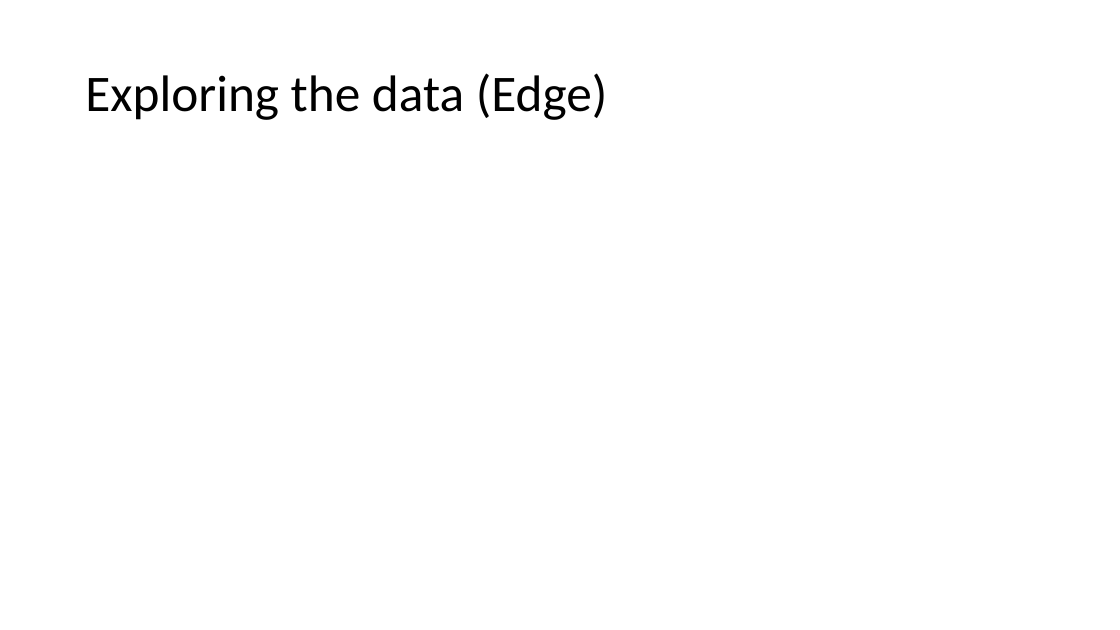
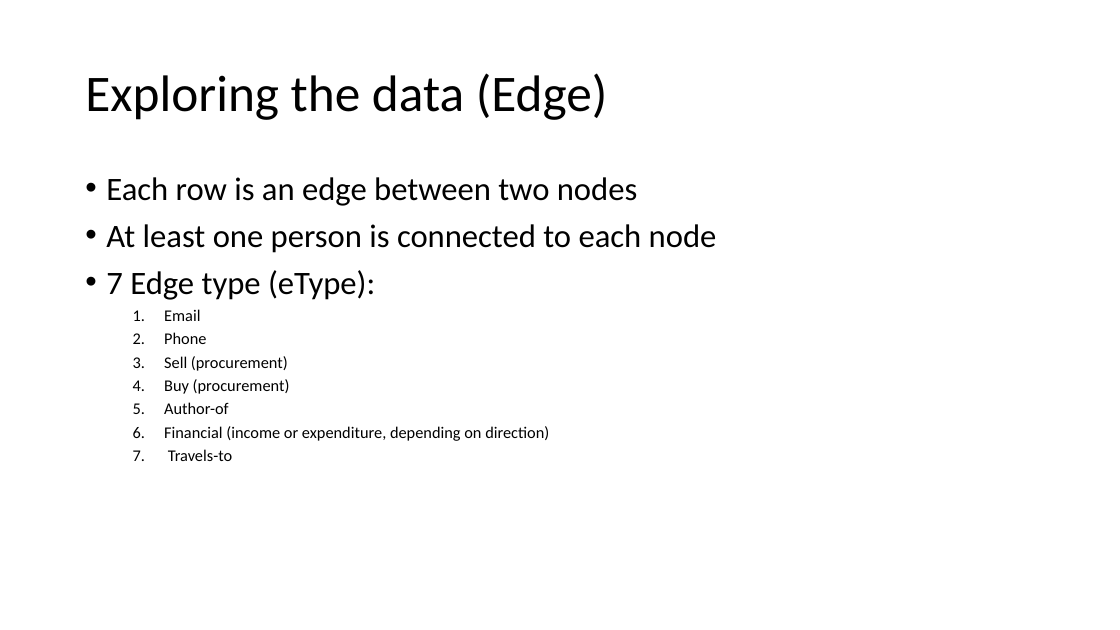
Before and after one commit to AtrayeeNeog/Visualization_2019-20, a slide deck: slide 11 of Documentation/Project_Presentation_v1.pptx (slide 10 before the commit). Drawn at 1120x630 pixels with LibreOffice and Linux fonts; fonts in the diff are those of the drawing. Boxes give left, top, right and bottom in pixels: in the first picture for what was removed or moved away, otherwise in the second. Text is boxed around its words. In the diff, an @@ line names an element or a change of style, - is before the commit and + after.

```diff
--- a/Documentation/Project_Presentation_v1.pptx
+++ b/Documentation/Project_Presentation_v1.pptx
@@ text added at box(106, 177, 717, 461), 14 pt, text #000000 @@
+• Each row is an edge between two nodes
+• At least one person is connected to each node
+• 7 Edge type (eType):
+  1. Email
+  2. Phone
+  3. Sell (procurement)
+  4. Buy (procurement)
+  5. Author-of
+  6. Financial (income or expenditure, depending on direction)
+  7. Travels-to
```
Also in this commit, not shown: 1 slide added.
